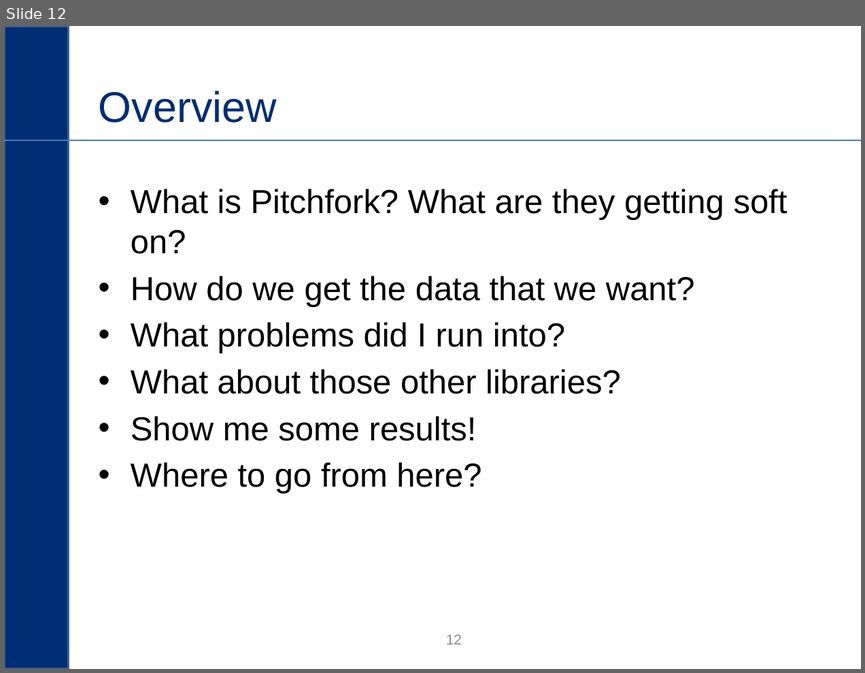
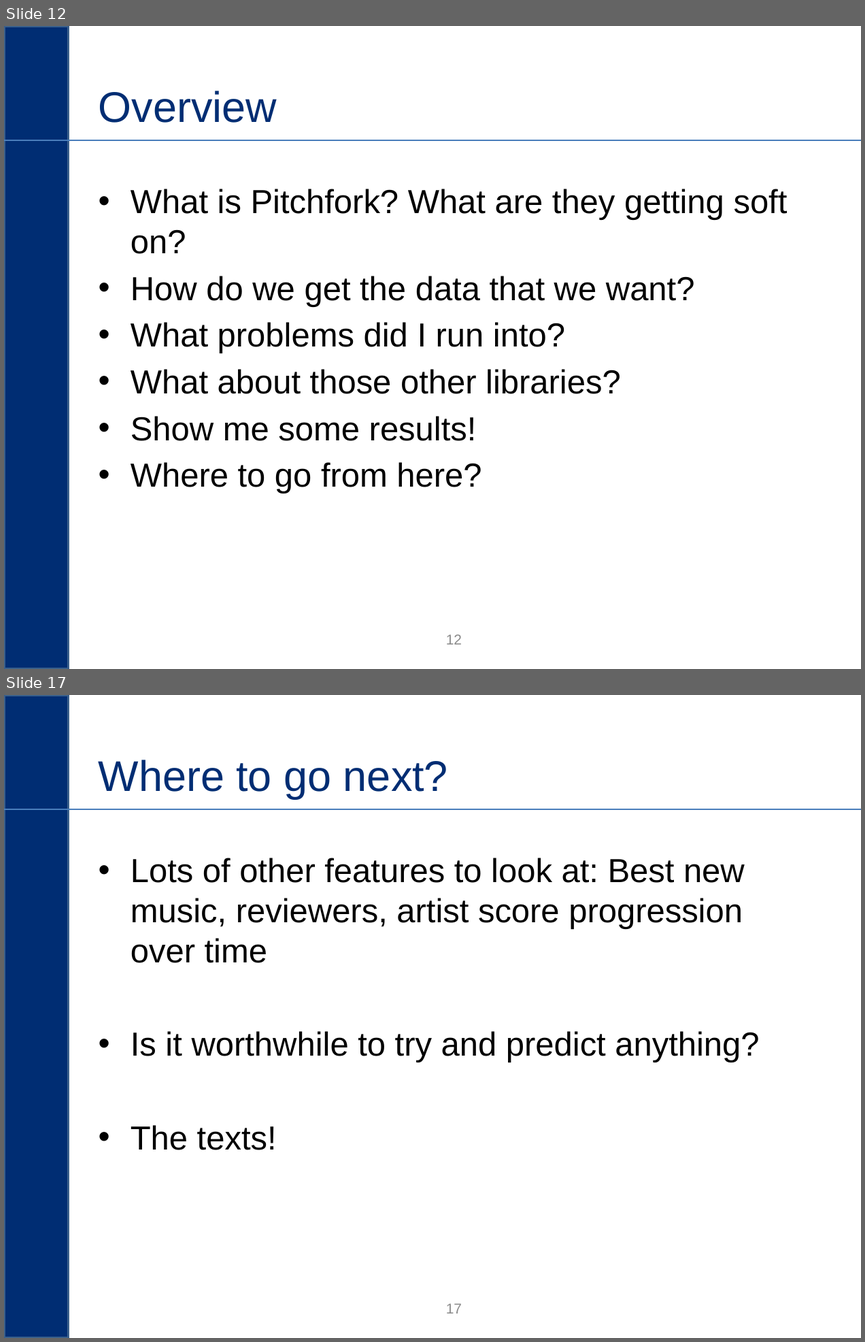
Before and after one commit to hbh3re/pitchfork, a slide deck: eri_slide_template.pptx. Shown one above the other, each under a label of ours: slide 12 before the commit, slides 12 and 17 after it; the slides between them are not shown. The pictures are 865x673 and 865x1342 pixels, drawn with LibreOffice and Linux fonts; fonts in the diff are those of the drawing; background and template pictures are left out. Boxes give left, top, right and bottom in pixels: in the first picture for what was removed or moved away, otherwise in the second. Text is boxed around its words. In the diff, an @@ line names an element or a change of style, - is before the commit and + after.

```diff
--- a/eri_slide_template.pptx
+++ b/eri_slide_template.pptx
@@ slide 17 added at box(4, 695, 861, 1338), background #FFFFFF; not listed: 2 template elements that a slide beside it also shows @@
@@ title added at box(99, 760, 448, 799), 36 pt, text #002D73 @@
+Where to go next?
@@ text added at box(130, 858, 759, 1150), 28 pt, text #000000 @@
+• Lots of other features to look at: Best new music, reviewers, artist score progression over time
+• Is it worthwhile to try and predict anything?
+• The texts!
@@ page number added at box(446, 1303, 462, 1313), 12 pt, text #8C8C8C @@
+17
```
Also in this commit, not shown: 1 slide changed, 4 other slides added, 4 slides removed, 7 other files.
